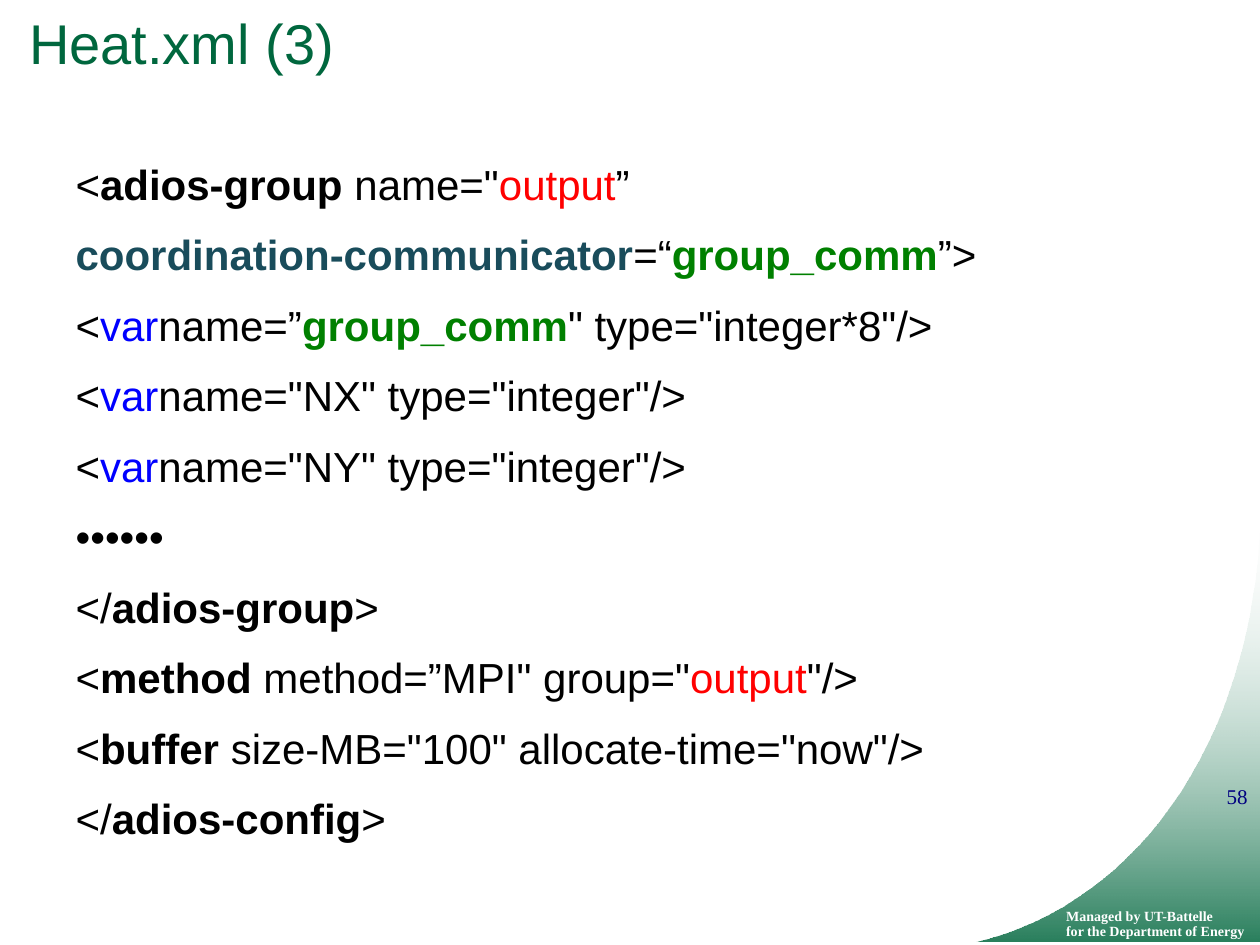
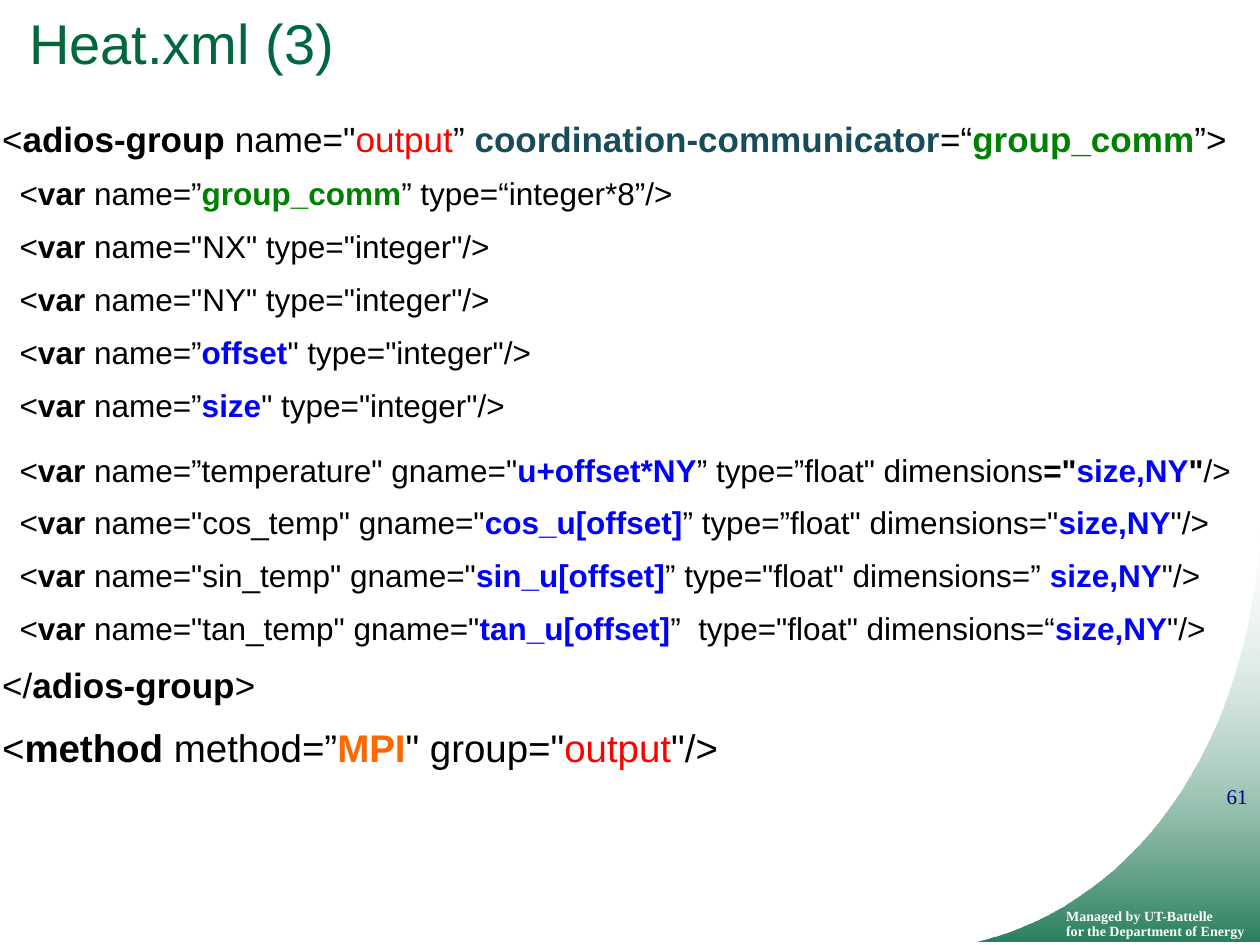
Before and after one commit to ornladios/ADIOS, a slide deck: slide 61 of tutorial/adios_api_scidac_tutorial.pptx (slide 58 before the commit). Drawn at 1260x945 pixels with LibreOffice and Linux fonts; fonts in the diff are those of the drawing; background and template pictures are left out. Boxes give left, top, right and bottom in pixels: in the first picture for what was removed or moved away, otherwise in the second. Text is boxed around its words. In the diff, an @@ line names an element or a change of style, - is before the commit and + after.

```diff
--- a/tutorial/adios_api_scidac_tutorial.pptx
+++ b/tutorial/adios_api_scidac_tutorial.pptx
@@ text "<adios-group name="output” coordination-communicator=“group_ ...": place and size @@
-text "<adios-group name="output” coordination-communicator=“group_ ..." at (76,169,977,843)
+text "<adios-group name="output” coordination-communicator=“group_ ..." at (2,126,1231,770)
@@ text at (2,126,1231,646): text changed; size 24 to 18 pt @@
-<adios-group name="output”
-coordination-communicator=“group_comm”>
-<varname=”group_comm" type="integer*8"/>
-<varname="NX" type="integer"/>
-<varname="NY" type="integer"/>
-••••••
+<adios-group name="output” coordination-communicator=“group_comm”>
+<var name=”group_comm” type=“integer*8”/>
+<var name="NX" type="integer"/>
+<var name="NY" type="integer"/>
+<var name=”offset" type="integer"/>
+<var name=”size" type="integer"/>
+<var name=”temperature" gname="u+offset*NY” type=”float" dimensions="size,NY"/>
+<var name="cos_temp" gname="cos_u[offset]” type=”float" dimensions="size,NY"/>
+<var name="sin_temp" gname="sin_u[offset]” type="float" dimensions=” size,NY"/>
+<var name="tan_temp" gname="tan_u[offset]” type="float" dimensions=“size,NY"/>
@@ text at (2,672,718,770): size 24 to 20 pt in "</adios-group>"; size 24 to 22 pt in "<method method=”MPI" group="output"/>"; text colour #000000 to #FF6800, bold on in "method=”MPI""; less space between paragraphs @@
@@ text at (76,733,924,843): paragraphs removed @@
-<buffer size-MB="100" allocate-time="now"/>
-</adios-config>
@@ page number at (1227,790,1248,804): text changed @@
-58
+61
```
Also in this commit, not shown: 28 other slides changed, 17 slides added, 5 slides removed.
